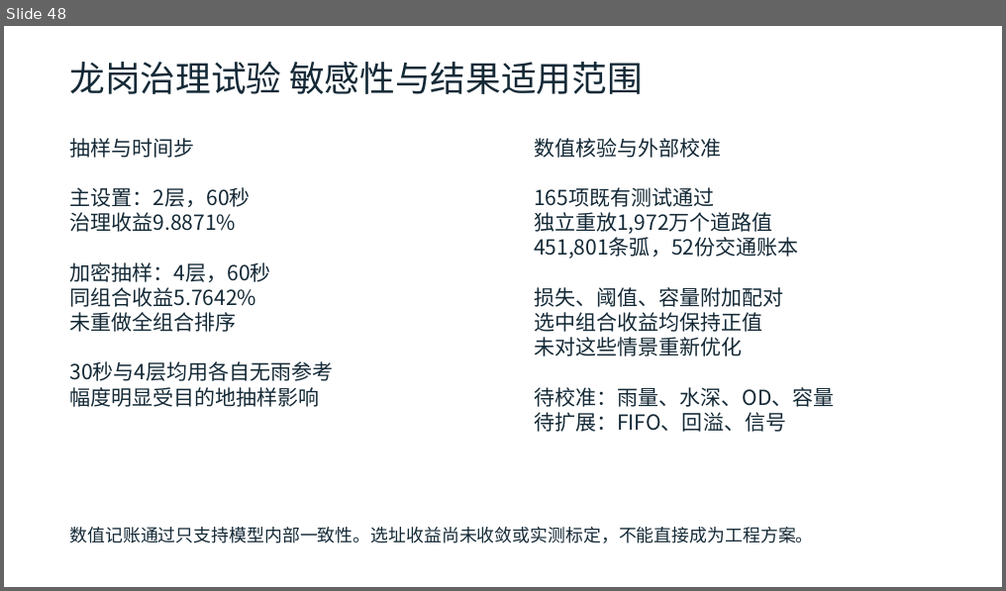
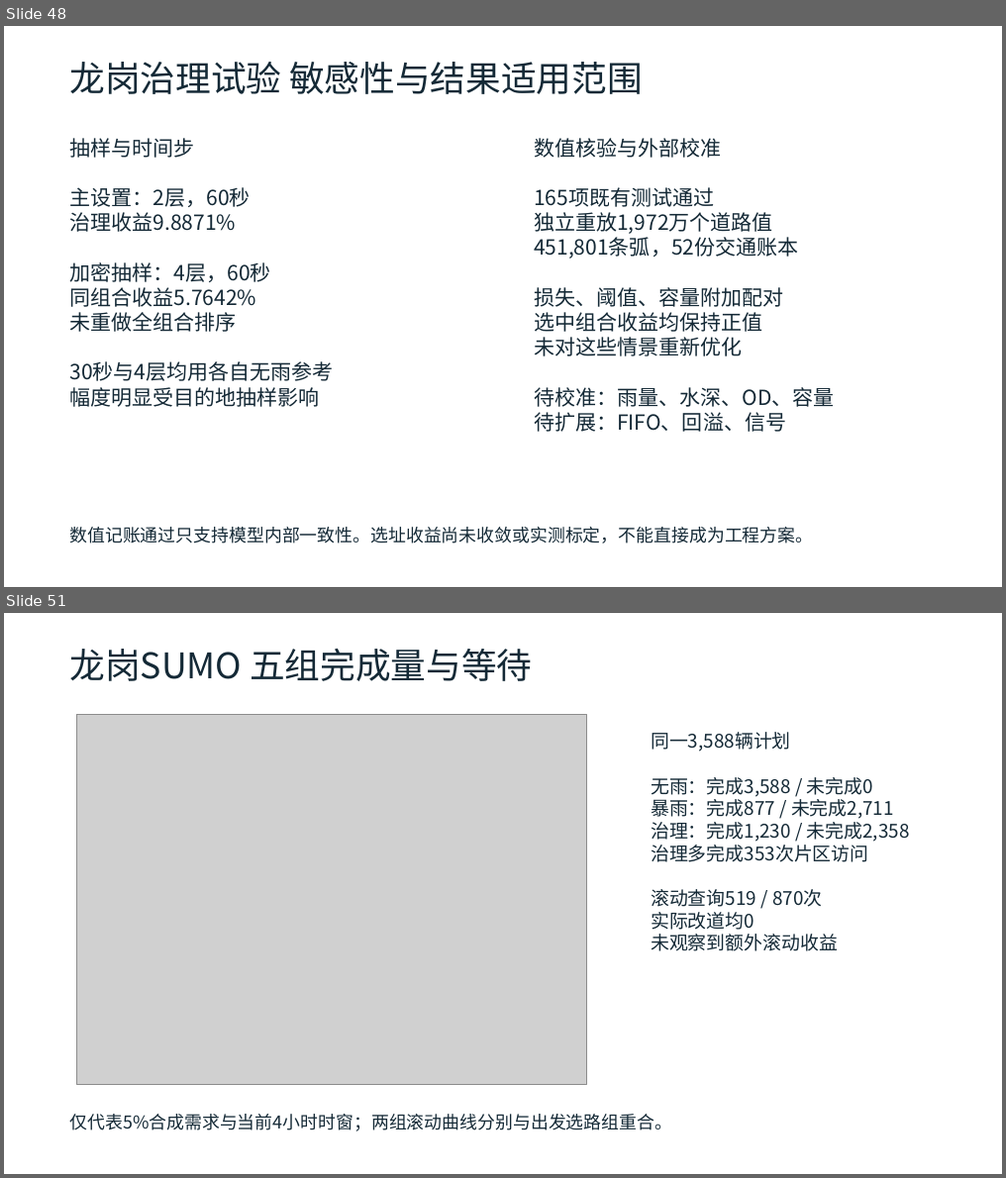
Before and after one commit to zhzhzh666/jiaotong, a slide deck: docs/deliverables/开题与阶段进展汇报.pptx. Shown one above the other, each under a label of ours: slide 48 before the commit, slides 48 and 51 after it; the slides between them are not shown. The pictures are 1006x591 and 1006x1178 pixels, drawn with LibreOffice and Linux fonts; fonts in the diff are those of the drawing; grey boxes stand for pictures. Boxes give left, top, right and bottom in pixels: in the first picture for what was removed or moved away, otherwise in the second. Text is boxed around its words. In the diff, an @@ line names an element or a change of style, - is before the commit and + after.

```diff
--- a/docs/deliverables/开题与阶段进展汇报.pptx
+++ b/docs/deliverables/开题与阶段进展汇报.pptx
@@ slide 51 added at (4,613,1002,1174), background #FFFFFF @@
@@ text added at (69,649,532,681), 34 pt, text #142936 @@
+龙岗SUMO 五组完成量与等待
@@ picture added at (76,714,586,1084) @@
@@ text added at (650,732,910,952), 18 pt, text #142936 @@
+同一3,588辆计划
+无雨：完成3,588 / 未完成0
+暴雨：完成877 / 未完成2,711
+治理：完成1,230 / 未完成2,358
+治理多完成353次片区访问
+滚动查询519 / 870次
+实际改道均0
+未观察到额外滚动收益
@@ text added at (69,1114,672,1132), 17 pt, text #142936 @@
+仅代表5%合成需求与当前4小时时窗；两组滚动曲线分别与出发选路组重合。
```
Also in this commit, not shown: 8 slides changed, 4 other slides added, 17 other files.
